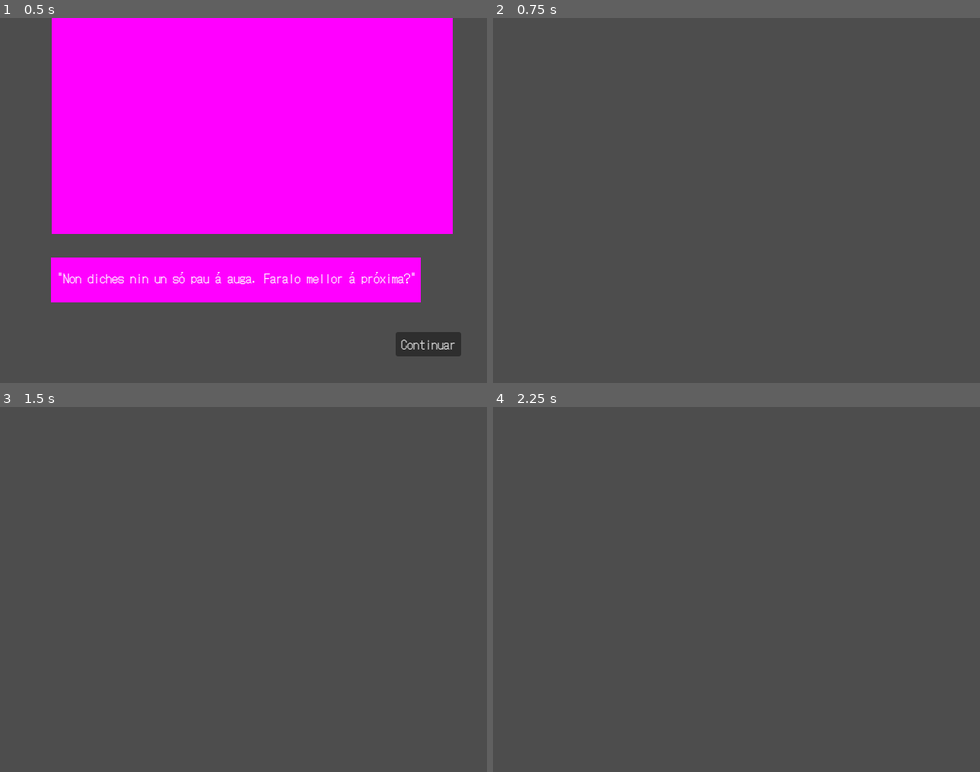
Above: before the commit, frames 1-4 (two rows, left to right).
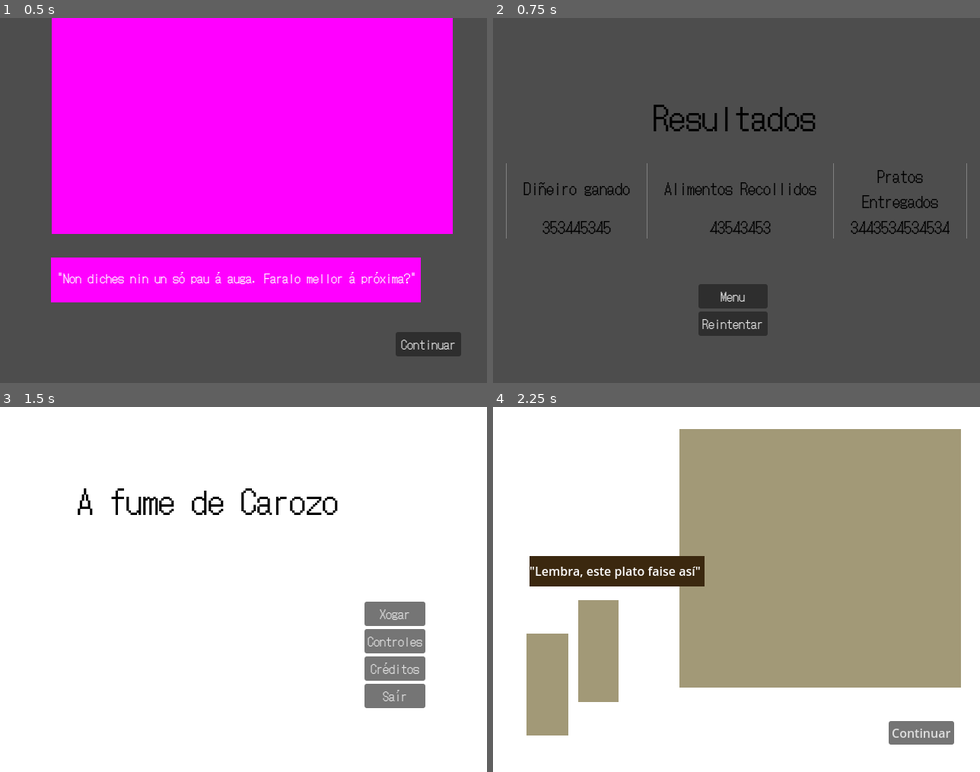
Above: after the commit, the same moments.

Repository: amenrio/techo-de-cristal
Game: Godot game, scene res://02_scenes/04_screens/results_screen.tscn
Two runs of this game, one before a commit and one after it. Both use one fixed random seed, a clock stepped at 60 frames per second and the inputs below. This scene is started directly instead of the project's main scene.
Inputs (mouse positions are in pixels of both pictures, inside the frame that each line leads up to):
- Up to frame 1 (0.5 s): no input
- Up to frame 2 (0.75 s): click "Continuar" at 0.5 s
- Up to frame 3 (1.5 s): click (238, 684) at 1.25 s, where only the run after the commit has a clickable "Menu"
- Up to frame 4 (2.25 s): click (887, 615) at 2 s, where only the run after the commit has a clickable "Xogar"

Frame 1 is identical in both runs. In frame 2, 4.2% of the frame differs, in the area x 2-98%, y 23-88%; in frame 3, 100%; in frame 4, 100%, in the area x 0-100%, y 0-100%.

Commit message:
results screen works, now hides and shows stuff

Diff:
--- a/02_scenes/04_screens/menu_screen.tscn
+++ b/02_scenes/04_screens/menu_screen.tscn
@@ -3,16 +3,29 @@
 [ext_resource type="Script" path="res://02_scenes/04_screens/menuScreen.gd" id="1_friwq"]
 [ext_resource type="Theme" uid="uid://pd8stp4u7wqj" path="res://03_themes/gameTheme.tres" id="2_4r0wl"]
 
-[node name="menuScreen" type="Control"]
+[node name="menuScreen" type="Node2D"]
+script = ExtResource("1_friwq")
+
+[node name="level" type="Control" parent="."]
 layout_mode = 3
+anchors_preset = 15
+anchor_right = 1.0
+anchor_bottom = 1.0
+offset_right = 640.0
+offset_bottom = 480.0
+grow_horizontal = 2
+grow_vertical = 2
+
+[node name="bgIMAGE" type="TextureRect" parent="level"]
+layout_mode = 1
 anchors_preset = 15
 anchor_right = 1.0
 anchor_bottom = 1.0
 grow_horizontal = 2
 grow_vertical = 2
-script = ExtResource("1_friwq")
+metadata/_edit_use_anchors_ = true
 
-[node name="bgIMAGE" type="TextureRect" parent="."]
+[node name="fondoPlaceholder" type="ColorRect" parent="level"]
 layout_mode = 1
 anchors_preset = 15
 anchor_right = 1.0
@@ -20,16 +33,7 @@
 grow_horizontal = 2
 grow_vertical = 2
 
-[node name="fondoPlaceholder" type="ColorRect" parent="."]
-layout_mode = 1
-anchors_preset = 15
-anchor_right = 1.0
-anchor_bottom = 1.0
-grow_horizontal = 2
-grow_vertical = 2
-
-[node name="nombreTitulo" type="Label" parent="."]
-layout_mode = 0
+[node name="nombreTitulo" type="Label" parent="level"]
 offset_left = 97.0
 offset_top = 91.0
 offset_right = 449.0
@@ -40,34 +44,33 @@
 text = "A fume de Carozo"
 horizontal_alignment = 1
 
-[node name="VBoxContainer" type="VBoxContainer" parent="."]
-layout_mode = 0
+[node name="VBoxContainer" type="VBoxContainer" parent="level"]
 offset_left = 479.0
 offset_top = 256.0
 offset_right = 559.0
 offset_bottom = 396.0
 
-[node name="bXogar" type="Button" parent="VBoxContainer"]
+[node name="bXogar" type="Button" parent="level/VBoxContainer"]
 layout_mode = 2
 theme = ExtResource("2_4r0wl")
 text = "Xogar"
 
-[node name="bControles" type="Button" parent="VBoxContainer"]
+[node name="bControles" type="Button" parent="level/VBoxContainer"]
 layout_mode = 2
 theme = ExtResource("2_4r0wl")
 text = "Controles"
 
-[node name="bCreditos" type="Button" parent="VBoxContainer"]
+[node name="bCreditos" type="Button" parent="level/VBoxContainer"]
 layout_mode = 2
 theme = ExtResource("2_4r0wl")
 text = "Créditos"
 
-[node name="bSair" type="Button" parent="VBoxContainer"]
+[node name="bSair" type="Button" parent="level/VBoxContainer"]
 layout_mode = 2
 theme = ExtResource("2_4r0wl")
 text = "Saír"
 
-[connection signal="pressed" from="VBoxContainer/bXogar" to="." method="_on_b_xogar_pressed"]
-[connection signal="pressed" from="VBoxContainer/bControles" to="." method="_on_b_controles_pressed"]
-[connection signal="pressed" from="VBoxContainer/bCreditos" to="." method="_on_b_creditos_pressed"]
-[connection signal="pressed" from="VBoxContainer/bSair" to="." method="_on_b_sair_pressed"]
+[connection signal="pressed" from="level/VBoxContainer/bXogar" to="." method="_on_b_xogar_pressed"]
+[connection signal="pressed" from="level/VBoxContainer/bControles" to="." method="_on_b_controles_pressed"]
+[connection signal="pressed" from="level/VBoxContainer/bCreditos" to="." method="_on_b_creditos_pressed"]
+[connection signal="pressed" from="level/VBoxContainer/bSair" to="." method="_on_b_sair_pressed"]
--- a/02_scenes/04_screens/results_screen.gd
+++ b/02_scenes/04_screens/results_screen.gd
@@ -10,5 +10,5 @@
 
 
 func _on_b_continuar_pressed():
-	$feedbackLayer.get_child(0).hide()
-	$detailsLayer.get_child(0).show()
+	$feedbackLayer.visible = false
+	$detailsLayer.visible = true
--- a/02_scenes/04_screens/results_screen.tscn
+++ b/02_scenes/04_screens/results_screen.tscn
@@ -171,7 +171,7 @@
 grow_horizontal = 2
 grow_vertical = 2
 
-[node name="background2" type="TextureRect" parent="feedbackLayer/interfaces"]
+[node name="illustration" type="TextureRect" parent="feedbackLayer/interfaces"]
 layout_mode = 1
 anchors_preset = 15
 anchor_right = 1.0
